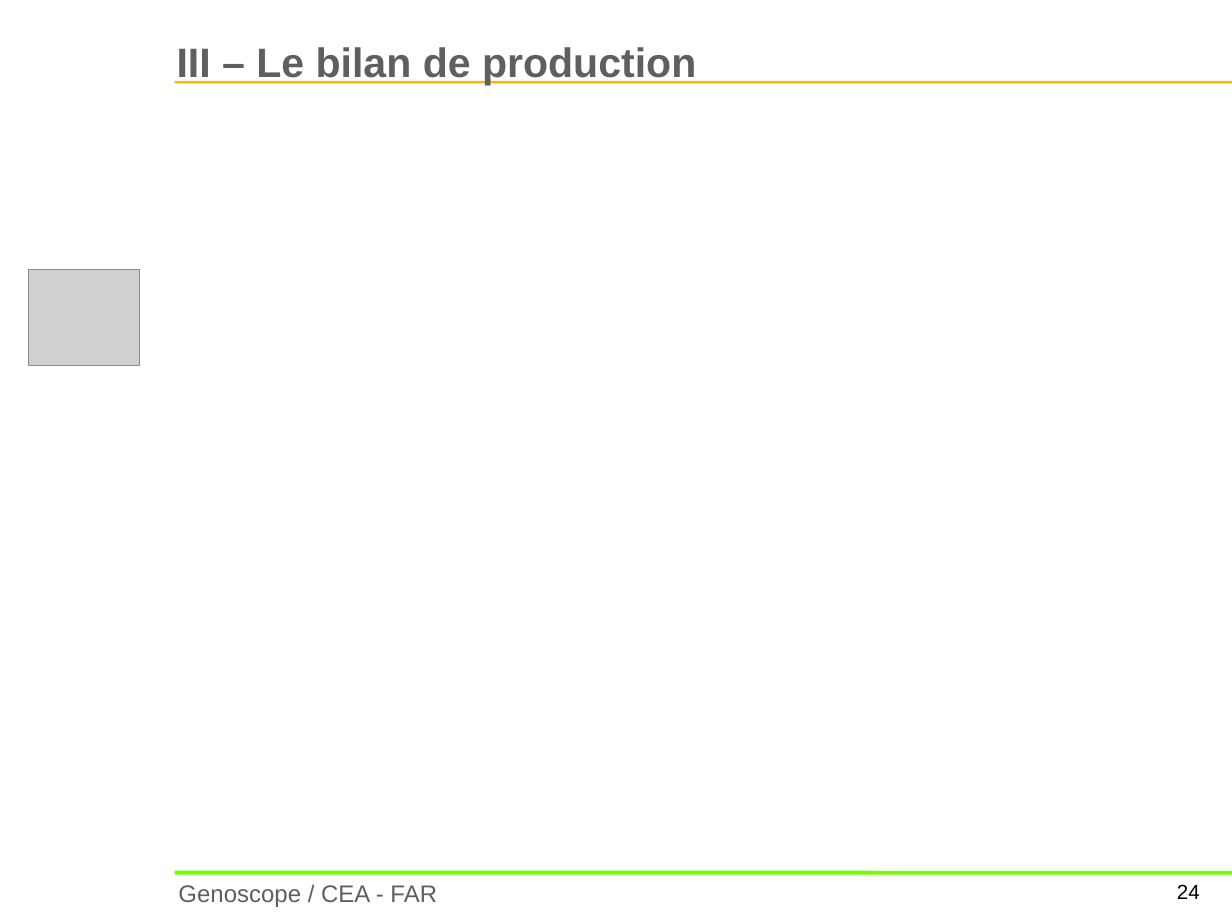
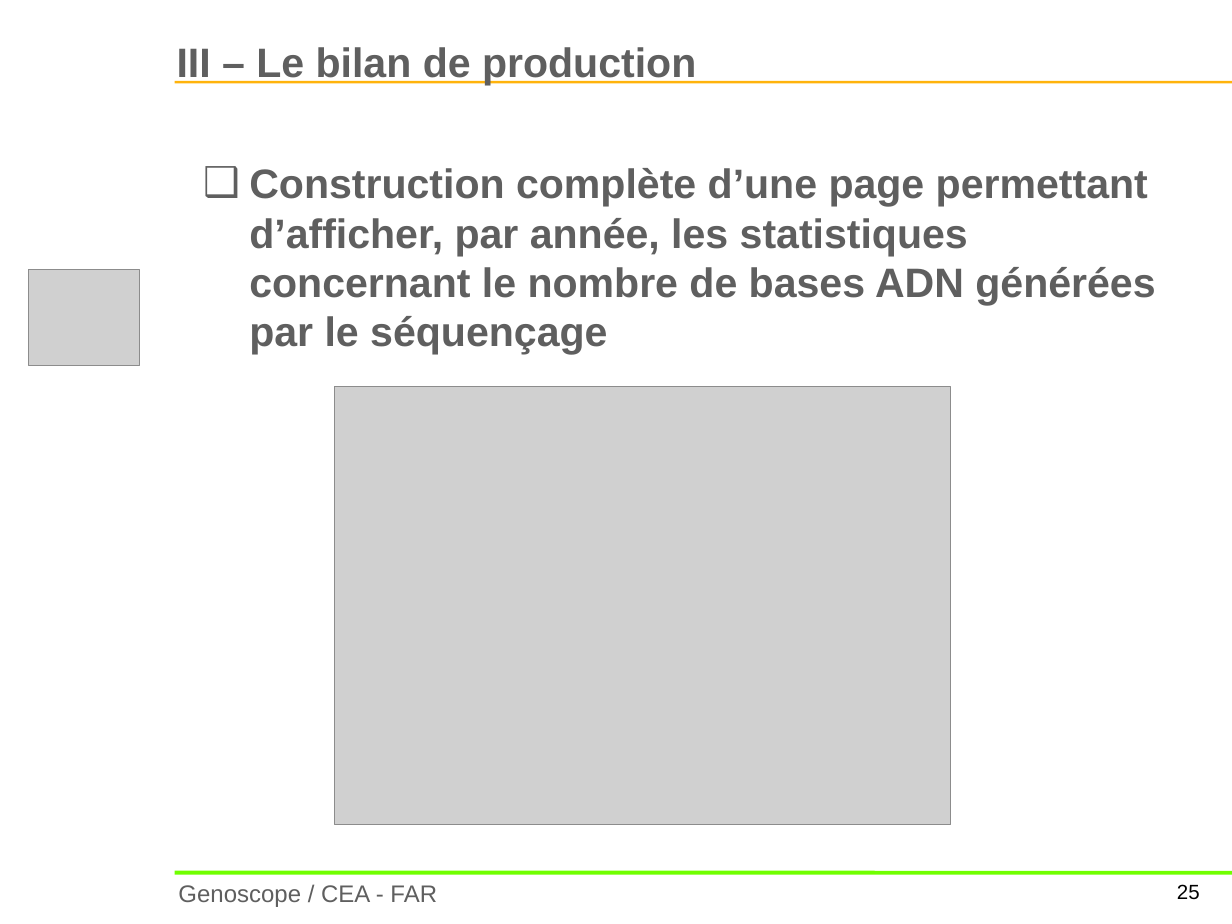
Before and after one commit to CyrilKeil/rapportAlternance20142015, a slide deck: slide 25 of PPTOral.pptx (slide 24 before the commit). Drawn at 1232x924 pixels with LibreOffice and Linux fonts; fonts in the diff are those of the drawing; grey boxes stand for pictures; background and template pictures are left out. Boxes give left, top, right and bottom in pixels: in the first picture for what was removed or moved away, otherwise in the second. Text is boxed around its words. In the diff, an @@ line names an element or a change of style, - is before the commit and + after.

```diff
--- a/PPTOral.pptx
+++ b/PPTOral.pptx
@@ text added at [249, 168, 1155, 355], 24 pt, text #5F5F5F, bold @@
+❑ Construction complète d’une page permettant d’afficher, par année, les statistiques concernant le nombre de bases ADN générées par le séquençage
@@ picture added at [335, 387, 951, 825] @@
@@ page number at [1177, 884, 1200, 900]: text changed @@
-24
+25
```
Also in this commit, not shown: 3 other slides changed, 2 slides added.
